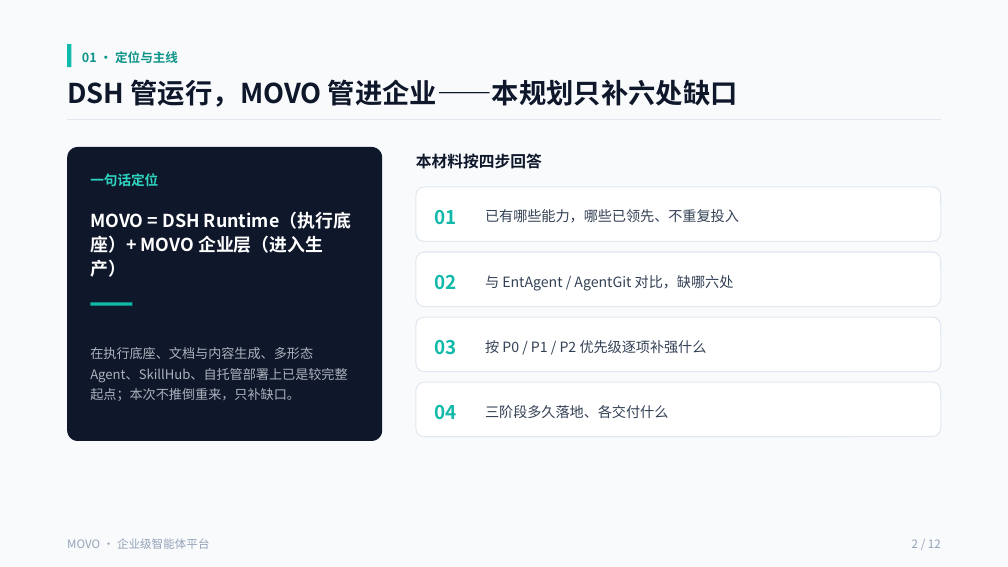
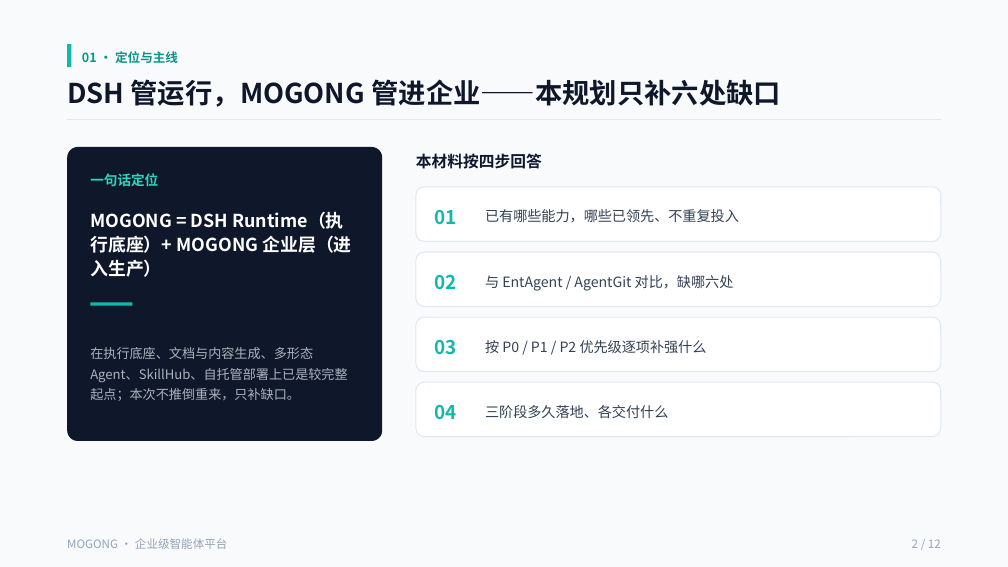
Before and after one commit to cooper2006/mogo, a slide deck: slide 2 of docs/movo-intro-v3.pptx. Drawn at 1008x567 pixels with LibreOffice and Linux fonts; fonts in the diff are those of the drawing. Boxes give left, top, right and bottom in pixels: in the first picture for what was removed or moved away, otherwise in the second. Text is boxed around its words. In the diff, an @@ line names an element or a change of style, - is before the commit and + after.

```diff
--- a/docs/movo-intro-v3.pptx
+++ b/docs/movo-intro-v3.pptx
@@ text at box(67, 79, 781, 107): text changed @@
-DSH 管运行，MOVO 管进企业——本规划只补六处缺口
+DSH 管运行，MOGONG 管进企业——本规划只补六处缺口
@@ text at box(90, 211, 351, 277): text changed @@
-MOVO = DSH Runtime（执行底座）+ MOVO 企业层（进入生产）
+MOGONG = DSH Runtime（执行底座）+ MOGONG 企业层（进入生产）
@@ text at box(67, 538, 228, 549): text changed @@
-MOVO · 企业级智能体平台
+MOGONG · 企业级智能体平台
```
Also in this commit, not shown: 11 other slides changed, 7 other files.
